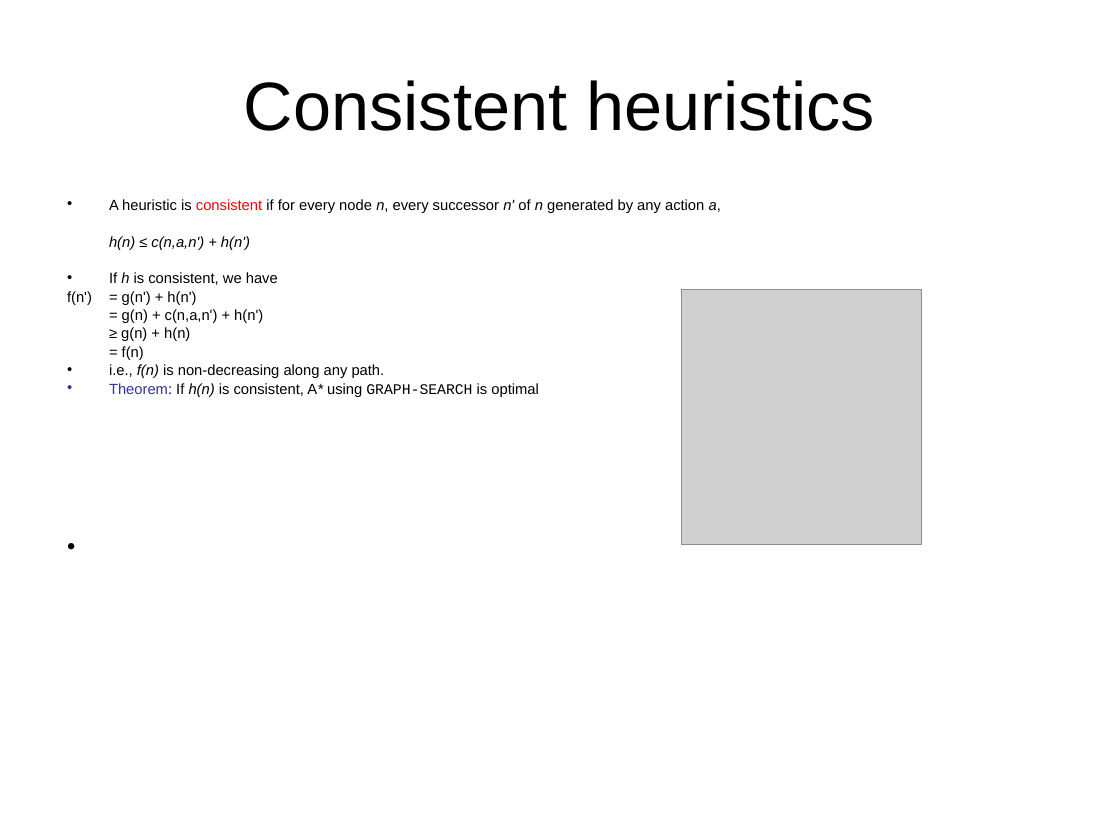
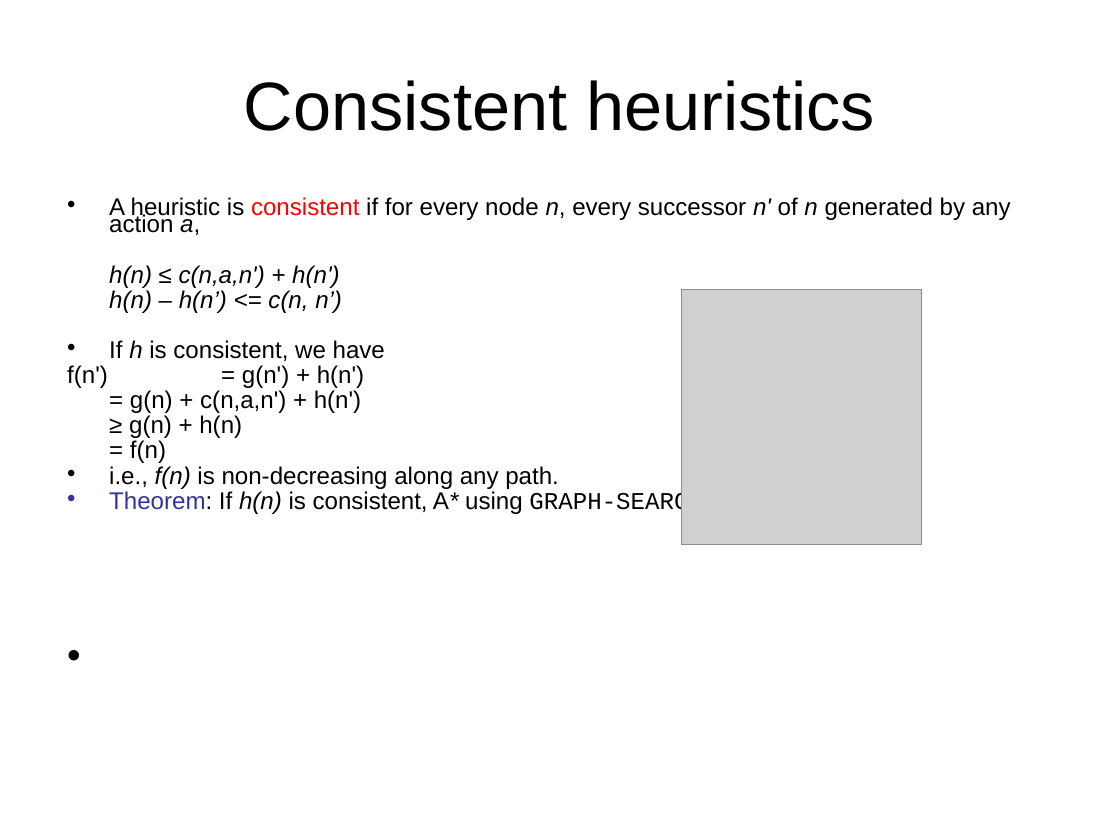
Before and after one commit to Rafi-afridi/Artificial_intelligence, a slide deck: slide 32 of Book slides/m4-heuristics.ppt (slide 23 before the commit). Drawn at 1120x840 pixels with LibreOffice and Linux fonts; fonts in the diff are those of the drawing; grey boxes stand for pictures. Boxes give left, top, right and bottom in pixels: in the first picture for what was removed or moved away, otherwise in the second. Text is boxed around its words. In the diff, an @@ line names an element or a change of style, - is before the commit and + after.

Commit message:
slides updated

```diff
--- a/Book slides/m4-heuristics.ppt
+++ b/Book slides/m4-heuristics.ppt
@@ text at [67,197,1011,516]: size 9.5 to 15.5 pt @@
@@ text at [109,290,342,313]: paragraph added @@
+h(n) – h(n’) <= c(n, n’)
```
Also in this commit, not shown: 10 slides added, 7 other files.
